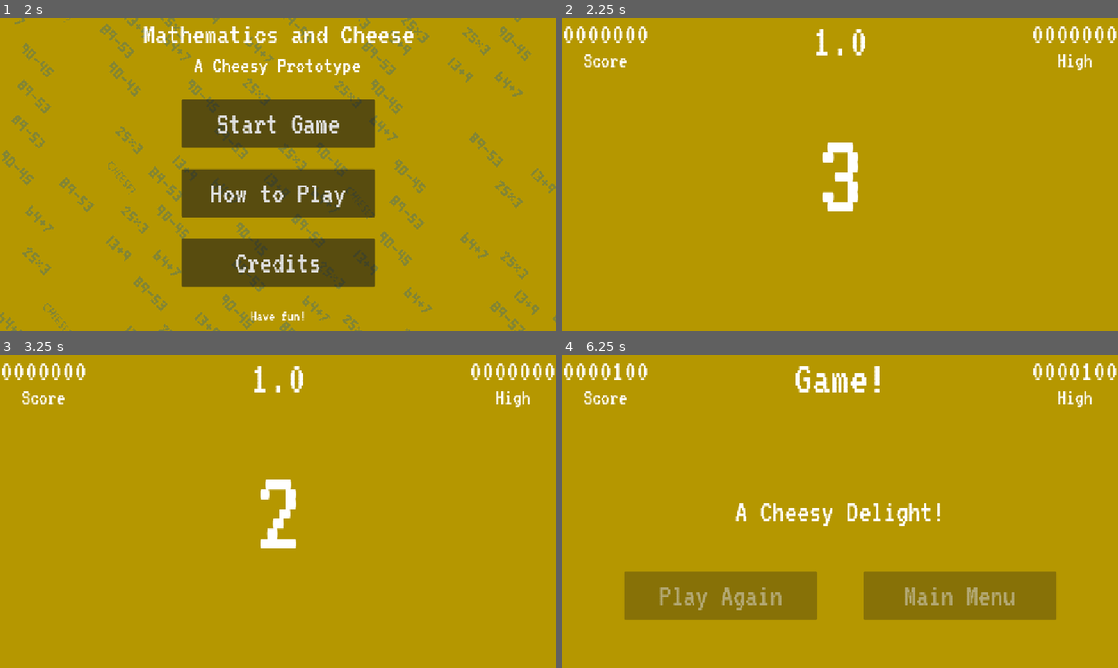
Above: before the commit, frames 1-4 (two rows, left to right).
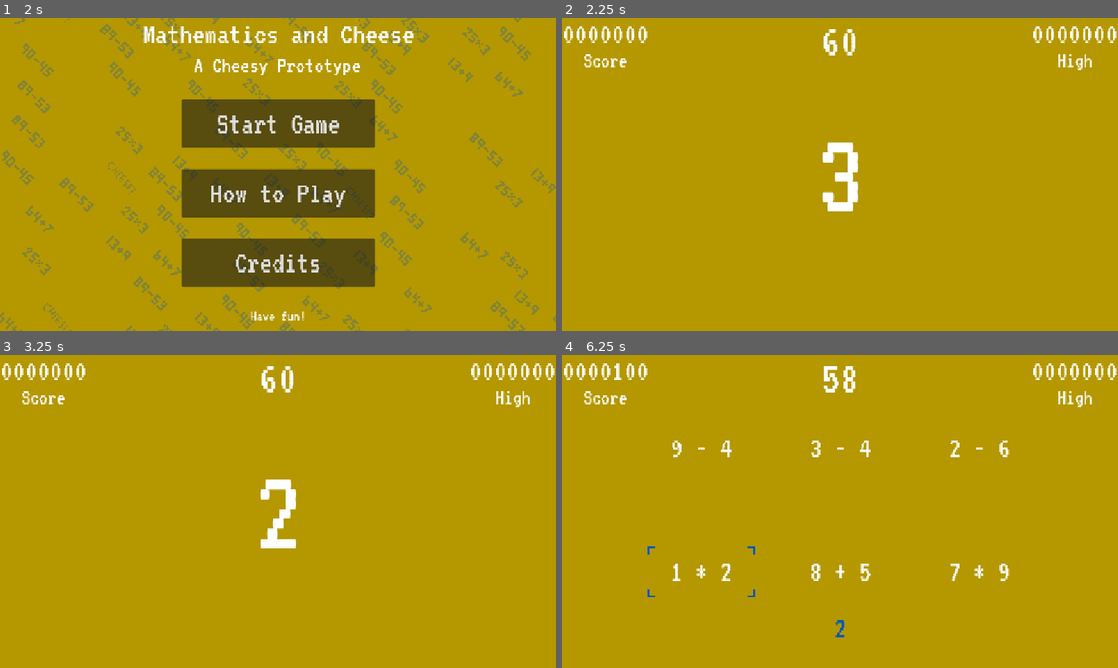
Above: after the commit, the same moments.

Repository: sdepouw/mathematics-and-cheese
Game: Godot game, scene res://Scenes/Root/root.tscn
Two runs of this game, one before a commit and one after it. Both use one fixed random seed, a clock stepped at 60 frames per second and the inputs below.
Inputs (mouse positions are in pixels of both pictures, inside the frame that each line leads up to):
- Up to frame 1 (2 s): tap Enter at 0.5 s; move the mouse to (400, 158) at 0.52 s; hold D (move_right) 0.53-1.28 s; tap Space (confirm) at 0.6, 1.25, 1.35 s; click (400, 158) at 0.67 s; move the mouse to (166, 190) at 1.27 s; hold S (move_down) from 1.28 s (still down)
- Up to frame 2 (2.25 s): release S (move_down) at 2 s; click "Start Game" at 2 s
- Up to frame 3 (3.25 s): tap Space (confirm) at 2.75, 2.85 s; move the mouse to (333, 442) at 2.77 s; hold D (move_right) from 2.78 s (still down)
- Up to frame 4 (6.25 s): tap Space (confirm) at 3.5, 3.6, 4.35, 5, 5.1, 5.85 s; move the mouse to (812, 574) at 3.52 s; release D (move_right) at 3.53 s; hold W (move_up) 3.53-4.28 s; click (812, 574) at 3.67 s; move the mouse to (1006, 558) at 4.27 s; hold A (move_left) 4.28-5.78 s; move the mouse to (673, 464) at 5.02 s; move the mouse to (867, 511) at 5.77 s; hold S (move_down) from 5.78 s (still down); click (867, 511) at 5.92 s

Frame 1 is identical in both runs. In frame 2, 0.4% of the frame differs, in the area x 45-55%, y 3-12%; in frame 3, 0.4%; in frame 4, 13%, in the area x 11-96%, y 2-91%.

Commit message:
Fix game time

Diff:
--- a/Game/Scenes/Game/game.tscn
+++ b/Game/Scenes/Game/game.tscn
@@ -38,6 +38,7 @@
 script = ExtResource("1_i1e5p")
 
 [node name="GameTimer" type="Timer" parent="."]
+wait_time = 60.0
 one_shot = true
 
 [node name="GameEndWaitTimer" type="Timer" parent="."]
